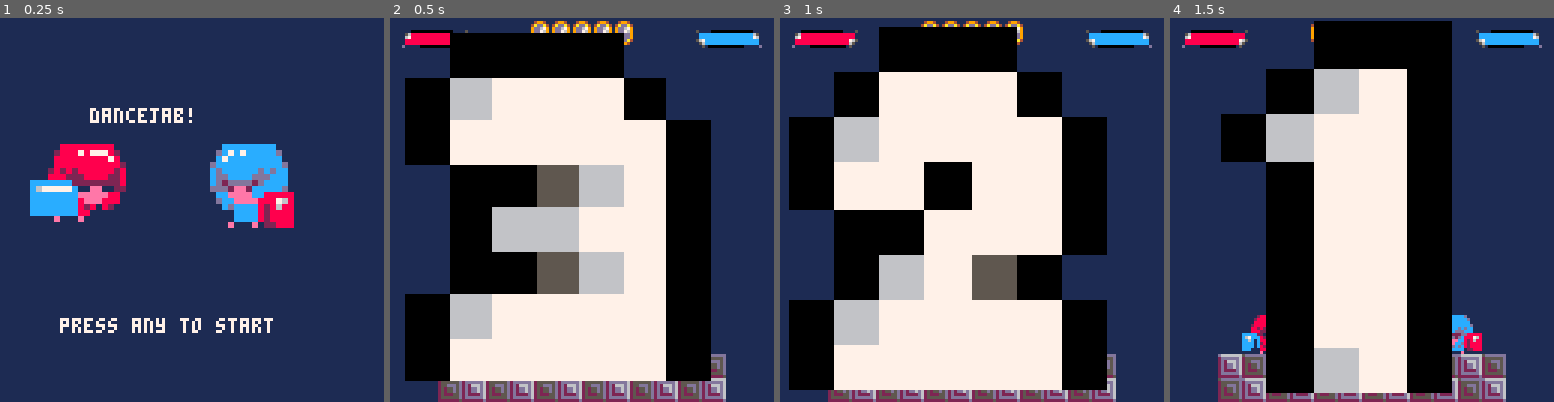
Above: before the commit, frames 1-4 (left to right).
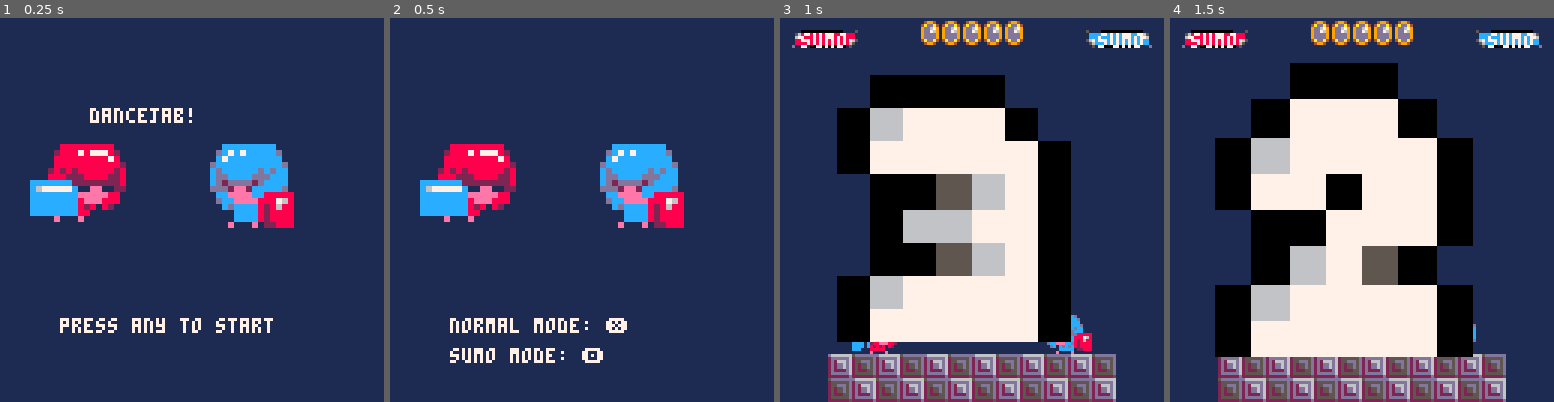
Above: after the commit, the same moments.

Repository: davidjtferguson/dancejab
Game: PICO-8 cartridge jab.p8
Same seed, same stepped clock (60 frames per second), same inputs: the game is played once before the commit and once after it.
Inputs:
- Up to frame 1 (0.25 s): no input
- Up to frame 2 (0.5 s): tap X (X key) at 0.33 s
- Up to frame 3 (1 s): tap O (Z key) at 0.7 s
- Up to frame 4 (1.5 s): tap X (X key) at 1.07 s

Frame 1 is identical in both runs. In frame 2, 69% of the frame differs, in the area x 3-97%, y 0-100%; in frame 3, 49%; in frame 4, 35%.

Commit message:
added basic sumo mode

Diff:
--- a/jab.p8
+++ b/jab.p8
@@ -123,6 +123,8 @@
  maxhitpoints=3
  gravity=0.15
 
+ mode="normal"
+
  resetmatch()
 
  currentupdate=updatestart
@@ -177,10 +179,25 @@
 end
 
 function updatestart()
- if btn()!=0 then
+ if btnp()!=0 then
+  currentupdate=updatemenu
+  currentdraw=drawmenu
+ end
+end
+
+function updatemenu()
+ if btnp(❎) or btnp(🅾️) then
   initcountdown()
   currentupdate=updatecountdown
   currentdraw=drawcountdown
+
+  if btnp(❎) then
+   mode="normal"
+  end
+
+  if btnp(🅾️) then
+   mode="sumo"
+  end
  end
 end
 
@@ -407,7 +424,9 @@
     av.oav.xvel=0
 
     --been punched!
-    av.hitpoints-=1
+    if mode!="sumo" then
+     av.hitpoints-=1
+    end
 
     av.state="hitstun"
     av.statetimer=av.hitstunframes
@@ -499,6 +518,16 @@
  print("press any to start",20,100,7)
 end
 
+function drawmenu()
+ sspr(0,50,16,16,
+  10,40,32,32)
+
+ drawwithp2colours(drawp2start)
+
+ print("normal mode: ❎",20,100,7)
+ print("sumo mode: 🅾️",20,110,7)
+end
+
 function drawcountdown()
  drawgame()
 
@@ -531,6 +560,12 @@
   rectfill(103+20-20*(p2.hitpoints/maxhitpoints),5,122,8,12)
  end
  spr(18,101,3,3,1)
+
+ --explain why health isn't going down
+ if mode=="sumo" then
+  print("sumo",7,5,7)
+  print("sumo",106,5,7)
+ end
 
  --lights showing score
  local maxgames=firstto*2-1
